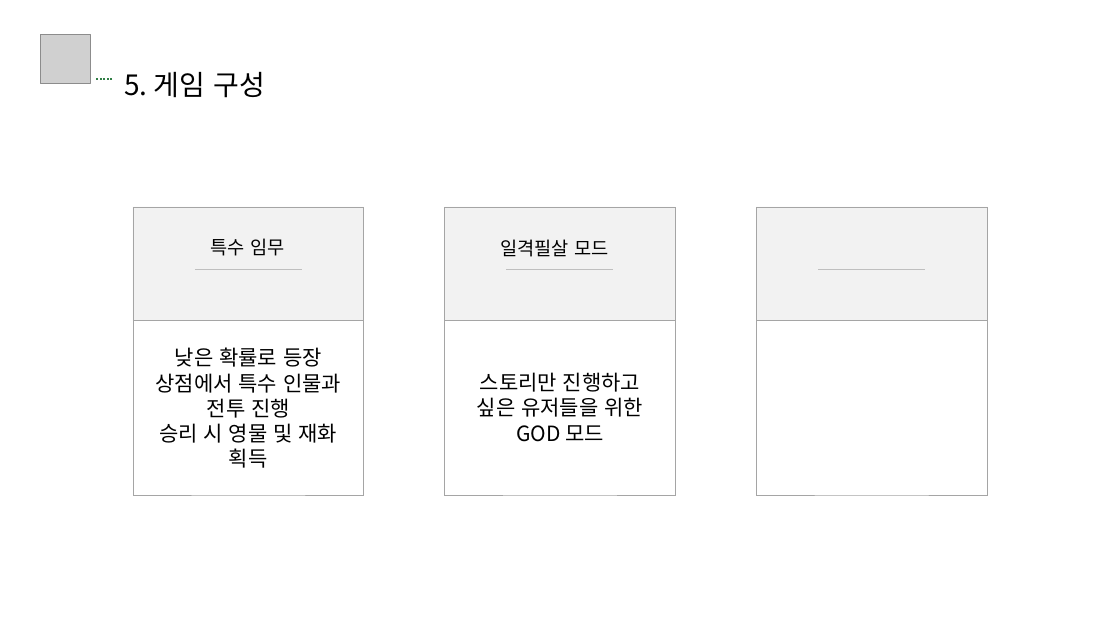
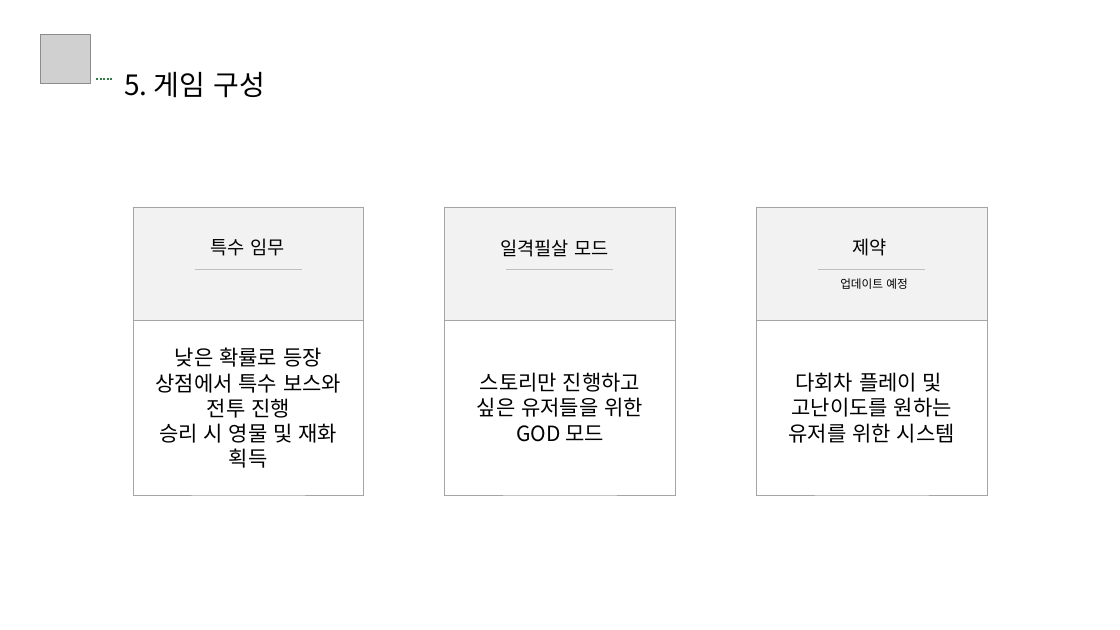
Before and after one commit to jk-Nam/Example_1stRepository, a slide deck: slide 18 of 게임 기획서 남준구.pptx. Drawn at 1120x630 pixels with LibreOffice and Linux fonts; fonts in the diff are those of the drawing; grey boxes stand for pictures. Boxes give left, top, right and bottom in pixels: in the first picture for what was removed or moved away, otherwise in the second. Text is boxed around its words. In the diff, an @@ line names an element or a change of style, - is before the commit and + after.

Commit message:
final

```diff
--- a/게임 기획서 남준구.pptx
+++ b/게임 기획서 남준구.pptx
@@ text added at bbox=[853, 238, 887, 256], 16 pt, text #000000 @@
+제약
@@ text added at bbox=[840, 278, 907, 289], 10 pt, text #000000 @@
+업데이트 예정
@@ text in rectangle at bbox=[155, 373, 341, 418]: text changed @@
-상점에서 특수 인물과 전투 진행
+상점에서 특수 보스와 전투 진행
@@ text added at bbox=[789, 372, 955, 443], 18 pt, text #000000 @@
+다회차 플레이 및
+고난이도를 원하는
+유저를 위한 시스템
```
Also in this commit, not shown: 7 other slides changed, 2 slides added, 4 slides removed.
